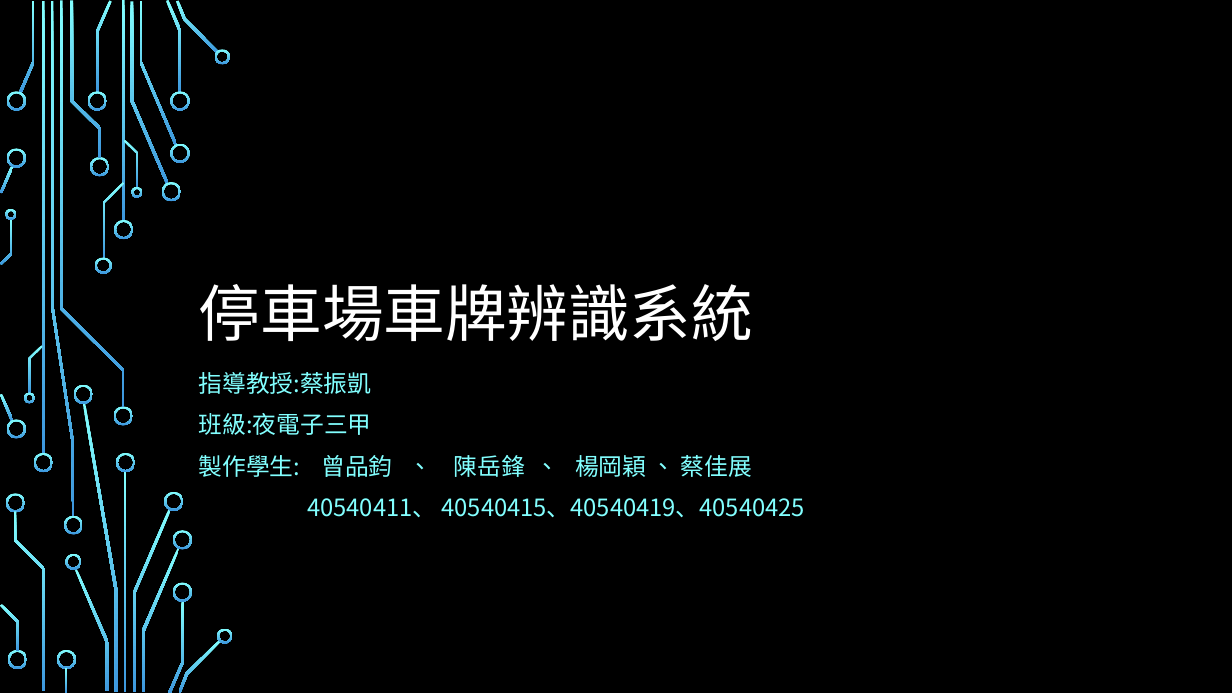
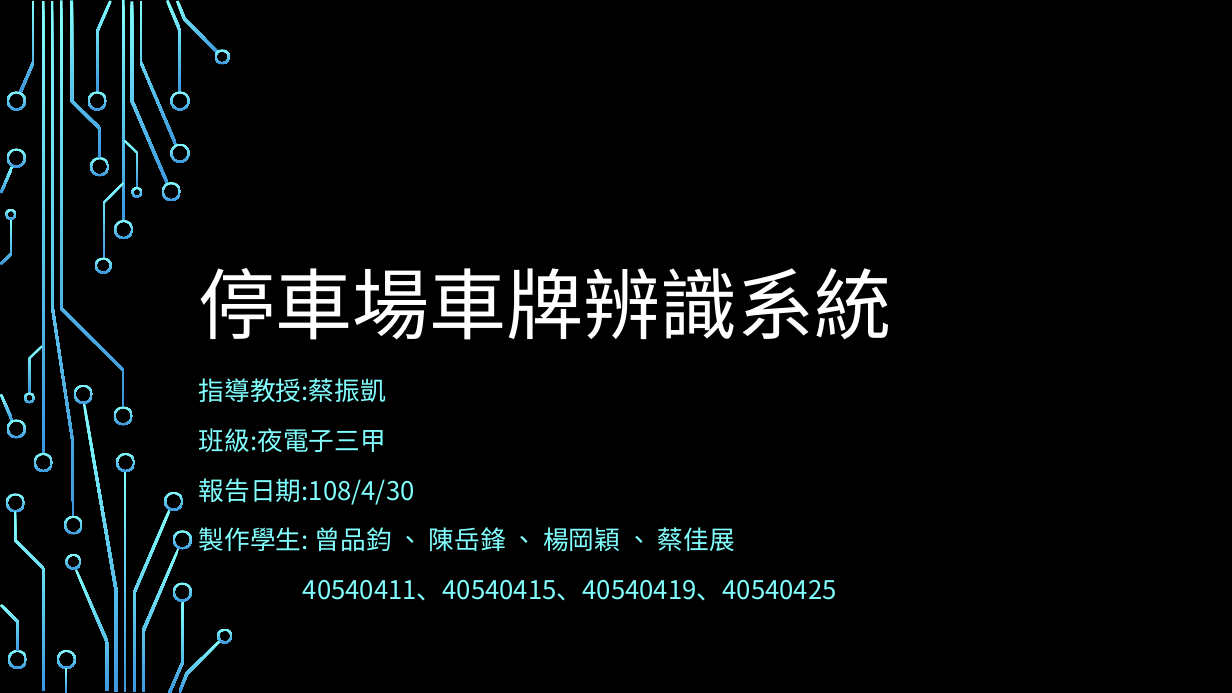
Before and after one commit to sky14785214/Python, a slide deck: slide 1 of 專題資料夾/停車場車牌辨識系統.pptx. Drawn at 1232x693 pixels with LibreOffice and Linux fonts; fonts in the diff are those of the drawing; background and template pictures are left out. Boxes give left, top, right and bottom in pixels: in the first picture for what was removed or moved away, otherwise in the second. Text is boxed around its words. In the diff, an @@ line names an element or a change of style, - is before the commit and + after.

```diff
--- a/專題資料夾/停車場車牌辨識系統.pptx
+++ b/專題資料夾/停車場車牌辨識系統.pptx
@@ title "停車場車牌辨識系統" at box(199, 268, 892, 340): size 48 to 60 pt @@
@@ subtitle at box(199, 378, 735, 551): size 18.5 to 20 pt in "指導教授:蔡振凱", "班級:夜電子三甲", "製作學生: 曾品鈞 、 陳岳鋒 、 楊岡穎 、 ..."; line spacing 1 to 1.2 @@
@@ subtitle at box(199, 478, 415, 505): paragraph added @@
+報告日期:108/4/30
@@ subtitle at box(303, 580, 837, 600): text changed; size 18.5 to 20 pt @@
-40540411、 40540415、40540419、40540425
+40540411、40540415、40540419、40540425
```
Also in this commit, not shown: 4 other slides changed, 4 other files.
